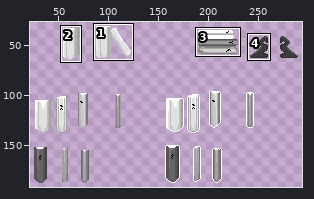
Two states of a sprite sheet, Assets/Resources/Sprites/Items/Books and Accessorise.png. Above, an overview of the earlier version with the close-up marked.
Close-up. Before the commit:
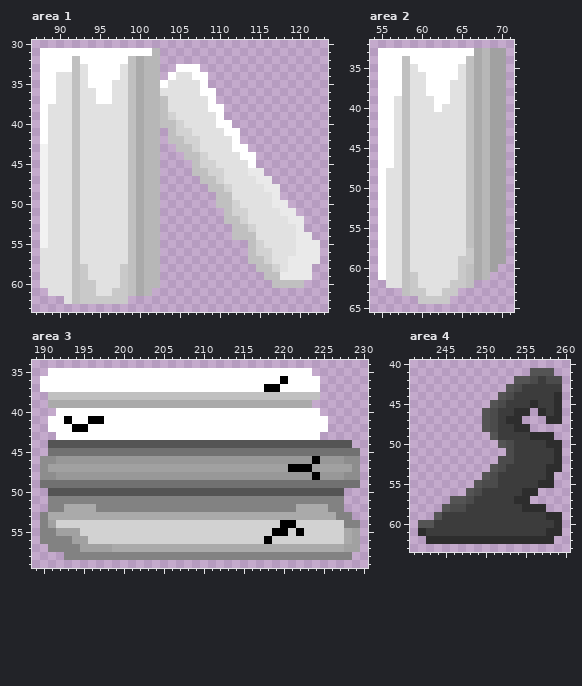
The file is 480x270 pixels. Colours within 5 levels of each other are drawn and written as one. Shown: area 1: x 87..123, y 30..63; area 2: x 54..71, y 32..65; area 3: x 189..230, y 34..59; area 4: x 241..260, y 40..63. The wide view leaves out empty margins. The commit also changed other parts of the picture, which this record leaves out.
Once edited:
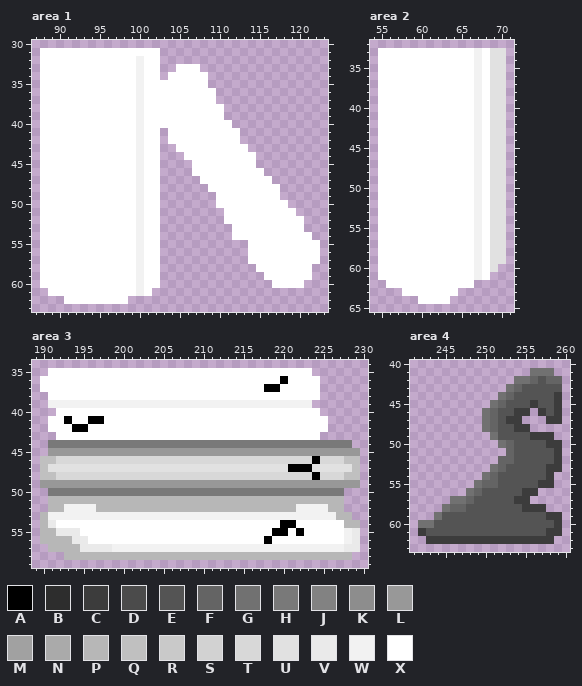
Palette (. is transparent): A #000000  B #2d2d2d  C #3c3c3c  D #4b4b4b  E #545454  F #646464  G #717171  H #797979  J #828282  K #8d8d8d  L #989898  M #a1a1a1  N #aaaaaa  P #b7b7b7  Q #c0c0c0  R #c9c9c9  S #d2d2d2  T #d8d8d8  U #e1e1e1  V #eaeaea  W #f2f2f2  X #ffffff
From old to new:
Changed rows in their new state; - is an unchanged pixel.
Area 1:
first column x 88:
31 --------------X--------------------
32 ----X------XWXX--------------------
33 ----XX----XXWXX--------------------
34 --XXXX----XXWXX--XX----------------
35 --XXXX---XXXWXX-XXXX---------------
36 --XXXXX--XXXWXXXXXXX---------------
37 --XXXXX--XXXWXXXXXXXX--------------
38 -XXXXXXXXXXXWXXXXXXXX--------------
39 -XXXXXXXXXXXWXXXXXXXXX-------------
40 -XXXXXXXXXXXWXXXXXXXXX-------------
41 -XXXXXXXXXXXWXX-XXXXXXX------------
42 -XXXXXXXXXXXWXX-XXXXXXXX-----------
43 XXXXXXXXXXXXWXX--XXXXXXX-----------
44 XXXXXXXXXXXXWXX---XXXXXXX----------
45 XXXXXXXXXXXXWXX----XXXXXXX---------
46 XXXXXXXXXXXXWXX----XXXXXXXXX-------
47 XXXXXXXXXXXXWXX-----XXXXXXXXX------
48 XXXXXXXXXXXXWXX------XXXXXXXXX-----
49 XXXXXXXXXXXXWXX-------XXXXXXXX-----
50 XXXXXXXXXXXXWXX-------XXXXXXXXX----
51 XXXXXXXXXXXXWXX--------XXXXXXXXX---
52 XXXXXXXXXXXXWXX--------XXXXXXXXXX--
53 XXXXXXXXXXXXWXX---------XXXXXXXXX--
54 XXXXXXXXXXXXWXX---------XXXXXXXXXX-
55 XXXXXXXXXXXXWXX-----------XXXXXXXXX
56 XXXXXXXXXXXXWXX-----------XXXXXXXXX
57 XXXXXXXXXXXXWXX-----------XXXXXXXXX
58 XXXXXXXXXXXXWXX------------XXXXXXX-
59 XXXXXXXXXXXXWXX-------------XXXXXX-
60 XXXXXXXXXXXXWXX--------------XXXX--
61 -XXXXXXXXXXXWX---------------------
62 ---XXXXXXXX------------------------
Area 2:
first column x 56:
33 -----------WXUU
34 --X-------XWXUU
35 --XX-----XXWXUU
36 --XXX----XXWXUU
37 --XXX---XXXWXUU
38 --XXX---XXXWXUU
39 -XXXXX--XXXWXUU
40 -XXXXX-XXXXWXUU
41 -XXXXXXXXXXWXUU
42 -XXXXXXXXXXWXUU
43 -XXXXXXXXXXWXUU
44 -XXXXXXXXXXWXUU
45 -XXXXXXXXXXWXUU
46 -XXXXXXXXXXWXUU
47 -XXXXXXXXXXWXUU
48 XXXXXXXXXXXWXUU
49 XXXXXXXXXXXWXUU
50 XXXXXXXXXXXWXUU
51 XXXXXXXXXXXWXUU
52 XXXXXXXXXXXWXUU
53 XXXXXXXXXXXWXUU
54 XXXXXXXXXXXWXUU
55 XXXXXXXXXXXWXUU
56 XXXXXXXXXXXWXUU
57 XXXXXXXXXXXWXUU
58 XXXXXXXXXXXWXUU
59 XXXXXXXXXXXWXUU
60 XXXXXXXXXXXWXU-
61 XXXXXXXXXXXWX--
62 XXXXXXXXXXX----
63 --XXXXXXX------
64 ----XXXX-------
Area 3:
first column x 191:
38 XXXXXXXXXXXXXXXXXXXXXXXXXXXXXXXXXX
39 WWWWWWWWWWWWWWWWWWWWWWWWWWWWWWWWW-
first column x 190:
44 -HHHHHHHHHHHHHHHHHHHHHHHHHHHHHHHHHHHHHH-
45 -LLLLLLLLLLLLLLLLLLLLLLLLLLLLLLLLLLLLLLL
46 QQTTTTTTTTTTTTTTTTTTTTTTTTTTTTTTTT-TTTQQ
47 QUUUUUUUUUUUUUUUUUUUUUUUUUUUUUU---UUUUUQ
48 QQTTTTTTTTTTTTTTTTTTTTTTTTTTTTTTTT-TTTQQ
49 LLLLLLLLLLLLLLLLLLLLLLLLLLLLLLLLLLLLLLLL
50 -HHHHHHHHHHHHHHHHHHHHHHHHHHHHHHHHHHHHH--
51 -PPPPPPPPPPPPPPPPPPPPPPPPPPPPPPPPPPPPP--
52 -PPWWWWPPPPPPPPPPPPPPPPPPPPPPPPPWWWWPP--
53 PWWWWWWWWWWWWWWWWWWWWWWWWWWWWWWWWWWWWPP-
54 PVXXXXXXXXXXXXXXXXXXXXXXXXXXXX--XXXXXXPP
55 PPVVVXXXXXXXXXXXXXXXXXXXXXXXX--X-XXXXXWV
56 PPPPVVXXXXXXXXXXXXXXXXXXXXXX-XXXXXXXXXWV
57 -PPPPVVVVWWWWWWWWWWWWWWWWWWWWWWWWWWWWWVV
58 ---PPPPPPPPPPPPPPPPPPPPPPPPPPPPPPPPPPPP-
Area 4:
first column x 242:
41 --------------GGG-
42 ------------GGFEFF
43 -----------GFEEEEE
44 ----------GFEEEEEC
45 ---------GFEEECEEC
46 --------GFEECC-CEC
47 --------GFECC---CC
48 --------GFEECC----
49 ---------GEEEECCC-
50 ----------GFEEEECC
51 -----------FEEEEEC
52 ----------FFEEEEEC
53 ---------GFEEEEECC
54 --------GFEEEEEEC-
55 -------GFFEEEEECC-
56 ------GFEEEEECC---
57 ----GGFEEEEECC----
58 ---GFFEEEEEEECCC--
59 --GEEEEEEEEEEEEECC
60 GGEEEEEEEEEEEEEEEC
61 CEEEEEEEEEEEEEEECC
62 -CCCCCCCCCCCCCCCC-
